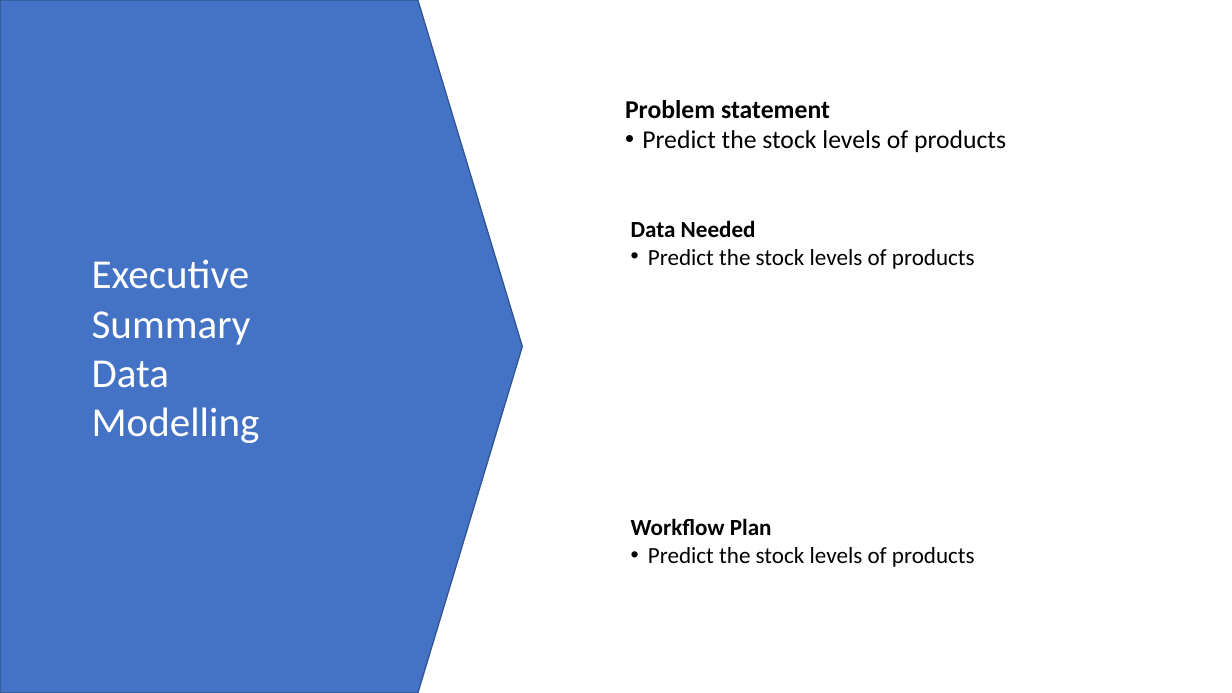
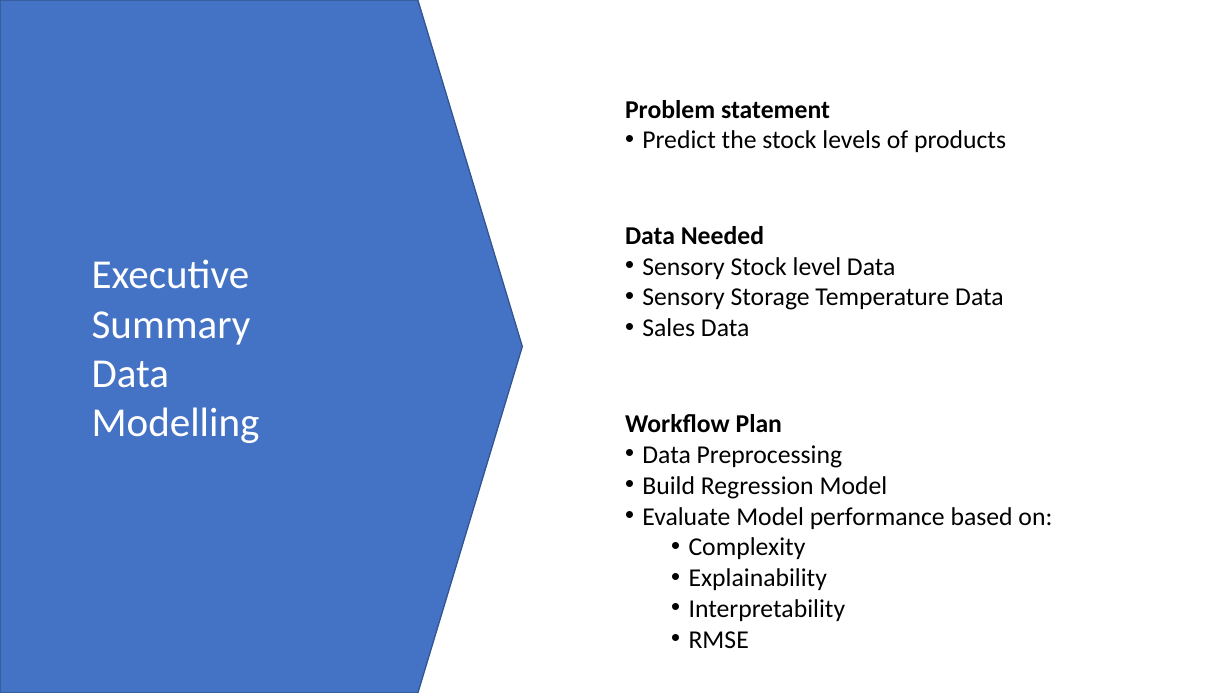
Before and after one commit to lawalsegun2025/forage_projects, a slide deck: slide 1 of 002_Cognizant_Artificial_Intelligence/2_Data_Modelling/data_modelling_communication.pptx. Drawn at 1232x693 pixels with LibreOffice and Linux fonts; fonts in the diff are those of the drawing. Boxes give left, top, right and bottom in pixels: in the first picture for what was removed or moved away, otherwise in the second. Text is boxed around its words. In the diff, an @@ line names an element or a change of style, - is before the commit and + after.

Commit message:
Presentation slide complete

```diff
--- a/002_Cognizant_Artificial_Intelligence/2_Data_Modelling/data_modelling_communication.pptx
+++ b/002_Cognizant_Artificial_Intelligence/2_Data_Modelling/data_modelling_communication.pptx
@@ text at bbox=[625, 226, 764, 245]: size 18 to 20 pt in "Data Needed" @@
@@ text at bbox=[642, 257, 1004, 337]: text changed; size 18 to 20 pt @@
-• Predict the stock levels of products
+• Sensory Stock level Data
+• Sensory Storage Temperature Data
+• Sales Data
@@ text "Workflow Plan": place and size @@
-text "Workflow Plan" at bbox=[631, 518, 975, 567]
+text "Workflow Plan" at bbox=[625, 414, 1052, 648]
@@ text at bbox=[625, 414, 782, 433]: size 18 to 20 pt in "Workflow Plan" @@
@@ text at bbox=[642, 445, 1052, 648]: text changed; size 18 to 20 pt @@
-• Predict the stock levels of products
+• Data Preprocessing
+• Build Regression Model
+• Evaluate Model performance based on:
+  • Complexity
+  • Explainability
+  • Interpretability
+  • RMSE
```
